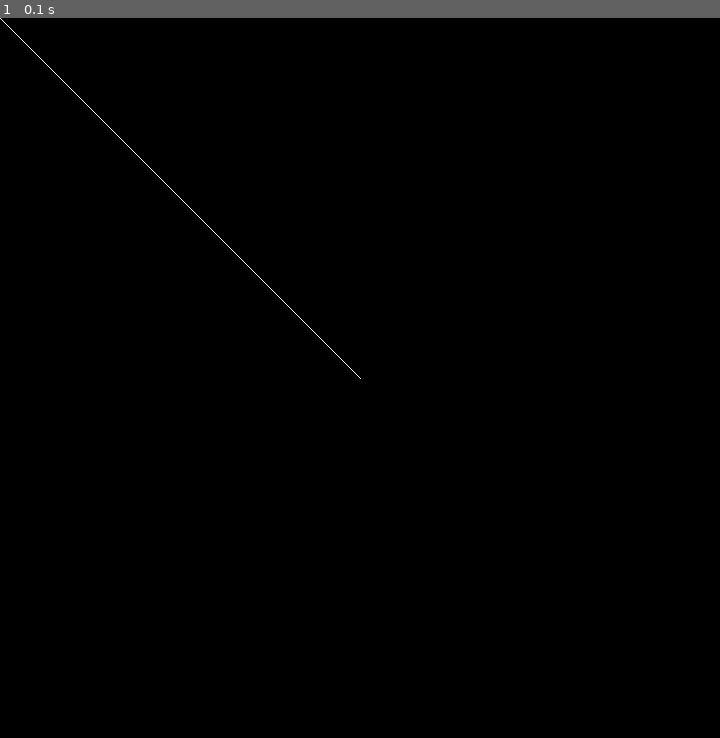
Above: before the commit, frame 1.
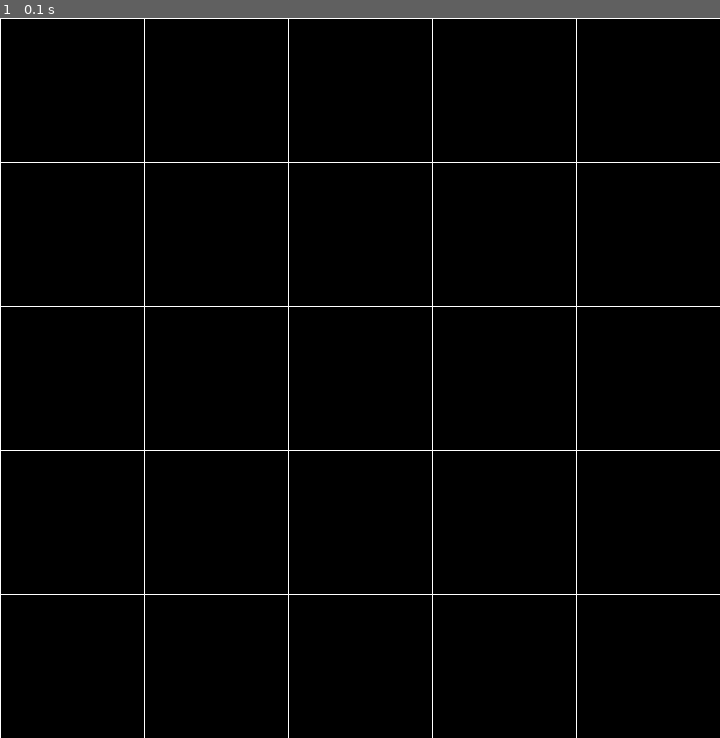
Above: after the commit, the same moment.

Repository: cdfricke/PyGame
Game: pygame game, started from grid.py
Same seed, same stepped clock (60 frames per second), same inputs: the game is played once before the commit and once after it.
Inputs:
- Up to frame 1 (0.1 s): no input

The runs differ from the first frame. In frame 1, 1.5% of the frame differs, in the area x 0-100%, y 0-100%.

Commit message:
grid class created

Diff:
--- a/grid.py
+++ b/grid.py
@@ -4,7 +4,6 @@
 #   5-MARCH-2024 --> Created, v1
 #
 # TODO:
-#   - add gridlines to window
 #   - add moving object with radial position vector visualized
 
 import pygame
@@ -16,18 +15,53 @@
 screen = pygame.display.set_mode((WIDTH, HEIGHT))
 clock = pygame.time.Clock()
 running = True
+# ******************
 
 # *** COMMON VECTORS AND LOCATIONS ***
+
 center = pygame.Vector2(WIDTH / 2, HEIGHT / 2)
 origin = pygame.Vector2(0, 0)
+xhat = pygame.Vector2(1, 0)
+yhat = pygame.Vector2(0, 1)
 
+# ************************************
+
+# *** CLASS DEFINITIONS ***
+class Grid:
+    # Default grid is a 10 by 10
+    numRows = 10
+    numCols = 10
+    xticks = list(range(0, WIDTH, int(WIDTH / numCols)))
+    yticks = list(range(0, HEIGHT, int(HEIGHT / numRows)))
+
+    def __init__(self, rows, columns):
+        self.numRows = rows
+        self.numCols = columns
+        self.xticks = list(range(0, WIDTH, int(WIDTH / columns)))
+        self.yticks = list(range(0, HEIGHT, int(HEIGHT / rows)))
+
+    def draw(self, surface, color, thickness):
+        for tick in self.xticks:
+            start = tick*xhat
+            end = start + HEIGHT*yhat
+            pygame.draw.line(surface=surface, color=color, start_pos=start, end_pos=end, width=thickness)
+        for tick in self.yticks:
+            start = tick*yhat
+            end = start + WIDTH*xhat
+            pygame.draw.line(surface=surface, color=color, start_pos=start, end_pos=end, width=thickness)
+
+# *************************
+
+gameMap = Grid(5, 5)
+
+# *** GAME LOOP ***
 while (running):
 
     # wipe away anything from the previous frame
     screen.fill("black")
 
     # *** RENDER THE GAME HERE ***
-    pygame.draw.line(surface=screen, color="white", start_pos=origin, end_pos=center, width=1)
+    gameMap.draw(screen, "white", 1)
 
     # *** END RENDERING ***
 
@@ -37,5 +71,6 @@
             running = False
 
     pygame.display.flip()
+# *****************
 
 pygame.quit()
